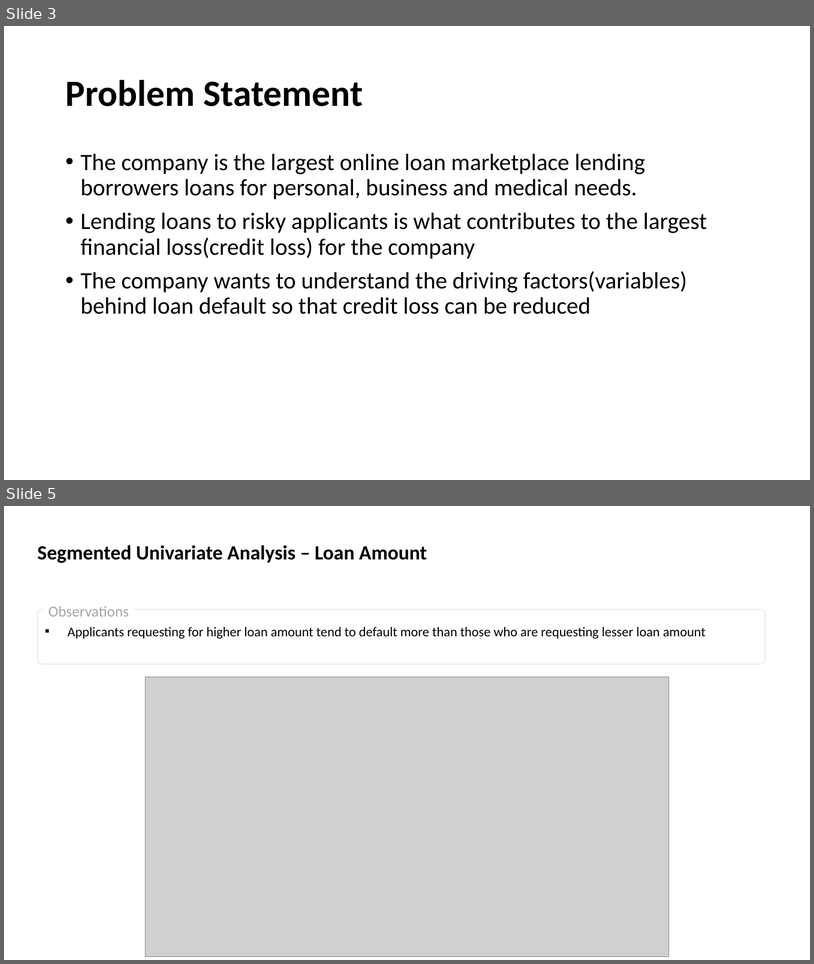
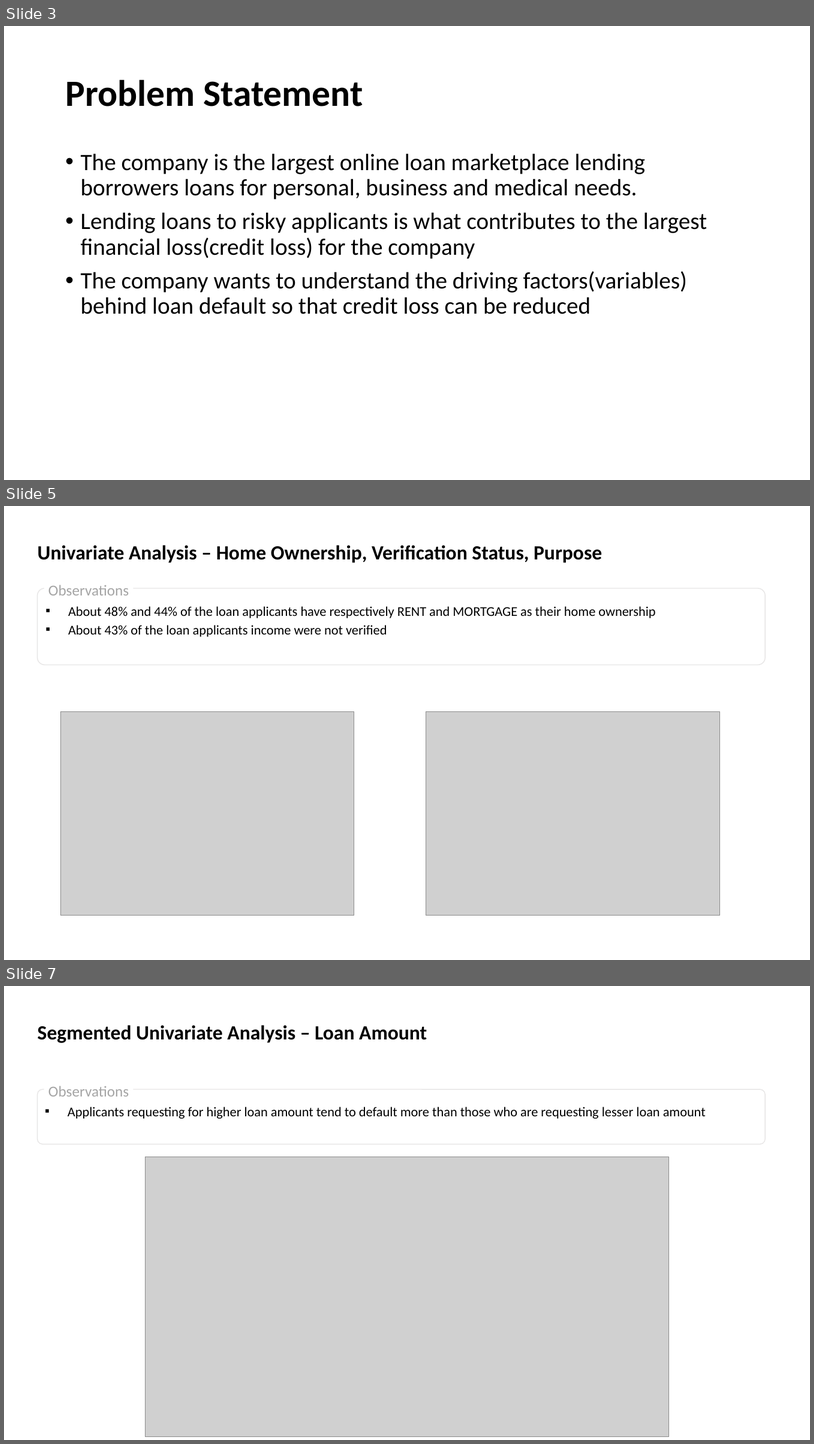
Before and after one commit to SathishKumarRamasamy/lending-club-case-study, a slide deck: Lending_Club_Case_Study.pptx. Shown one above the other, each under a label of ours: slides 3 and 5 before the commit, slides 3, 5 and 7 after it; the slides between them are not shown. The pictures are 814x964 and 814x1444 pixels, drawn with LibreOffice and Linux fonts; fonts in the diff are those of the drawing; grey boxes stand for pictures. Boxes give left, top, right and bottom in pixels: in the first picture for what was removed or moved away, otherwise in the second. Text is boxed around its words. In the diff, an @@ line names an element or a change of style, - is before the commit and + after.

Commit message:
Univariate Analysis and code cleanup

```diff
--- a/Lending_Club_Case_Study.pptx
+++ b/Lending_Club_Case_Study.pptx
@@ slide 5 added at [4, 506, 810, 960], background #FFFFFF @@
@@ text added at [38, 545, 602, 563], 24 pt, text #000000, bold @@
+Univariate Analysis – Home Ownership, Verification Status, Purpose
@@ rounded rectangle added at [37, 588, 765, 664], outline #E7E6E6 1 pt, 16 pt, text #000000 @@
+▪ About 48% and 44% of the loan applicants have respectively RENT and MORTGAGE as their home ownership
+▪ About 43% of the loan applicants income were not verified
@@ text added at [48, 585, 129, 595], 18 pt, text #A5A5A5 @@
+Observations
@@ picture added at [60, 711, 354, 915] @@
@@ picture added at [426, 711, 720, 915] @@
@@ what was slide 5 is now slide 7 @@
```
Also in this commit, not shown: 5 slides changed, 2 other slides added, 1 slide removed, 2 other files.
